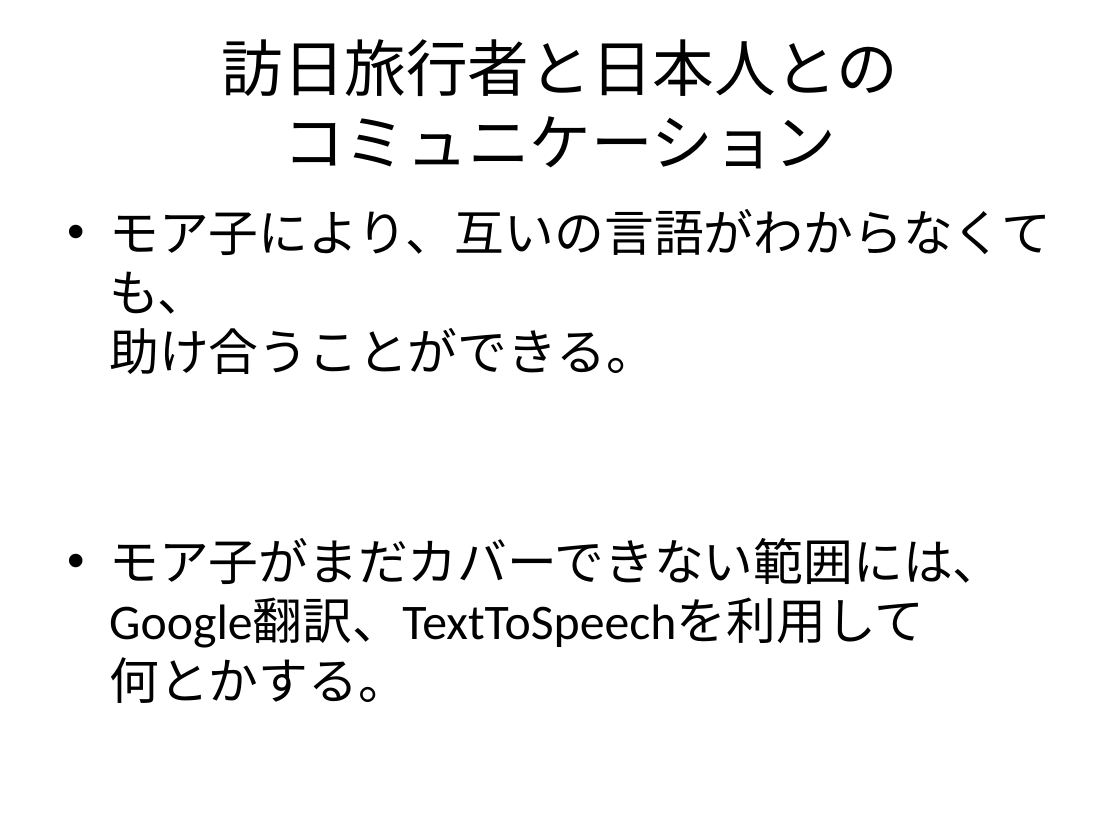
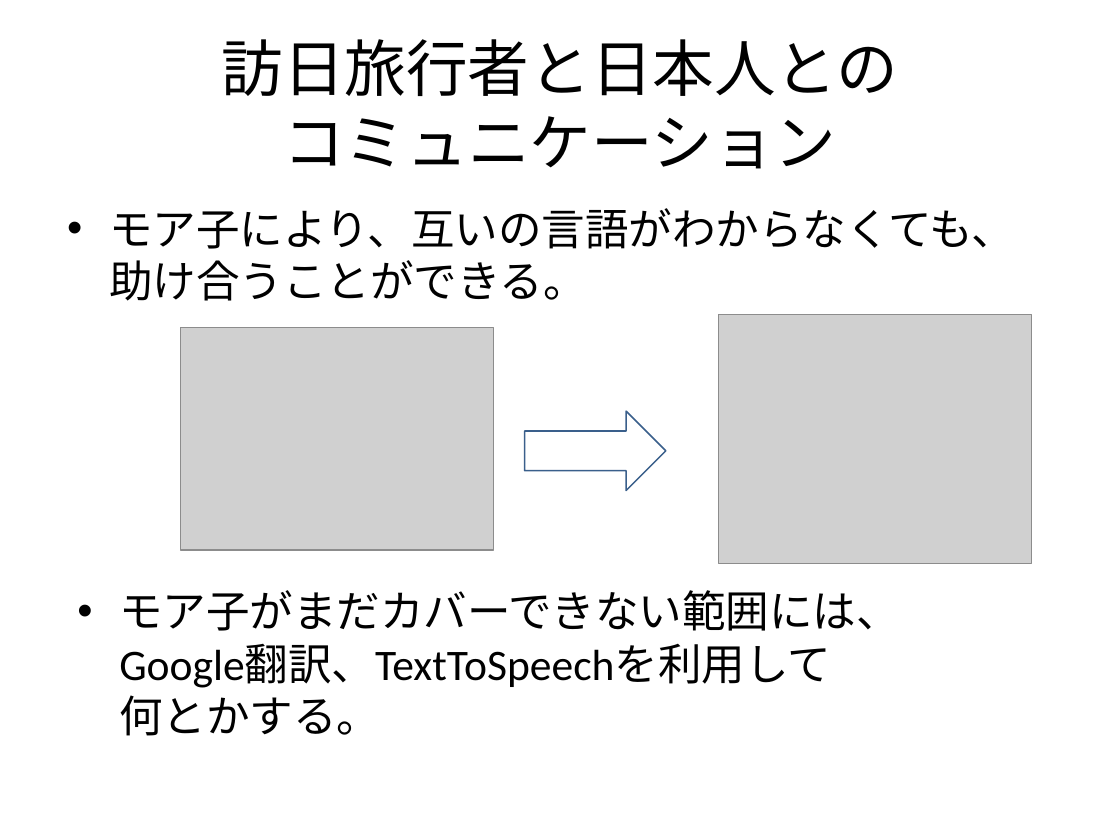
Before and after one commit to umbalaconmeogia/MoreCo, a slide deck: slide 3 of 06.Presentation/モレ子プロジェクト.pptx. Drawn at 1120x840 pixels with LibreOffice and Linux fonts; fonts in the diff are those of the drawing; grey boxes stand for pictures. Boxes give left, top, right and bottom in pixels: in the first picture for what was removed or moved away, otherwise in the second. Text is boxed around its words. In the diff, an @@ line names an element or a change of style, - is before the commit and + after.

Commit message:
Last presentation

```diff
--- a/06.Presentation/モレ子プロジェクト.pptx
+++ b/06.Presentation/モレ子プロジェクト.pptx
@@ text "モア子により、互いの言語がわからなくても、 助け合うことができる。" at <box>109,208,1015,301</box>: size 32 to 28 pt @@
@@ picture added at <box>180,328,493,550</box> @@
@@ picture added at <box>719,315,1032,564</box> @@
@@ right arrow added at <box>525,411,666,491</box>, outline #3A5F8C 1 pt @@
@@ text at <box>109,538,1002,703</box>: paragraph removed @@
-• モア子がまだカバーできない範囲には、
-  Google翻訳、TextToSpeechを利用して
-  何とかする。
@@ text added at <box>119,590,899,736</box>, 28 pt, text #000000 @@
+• モア子がまだカバーできない範囲には、
+  Google翻訳、TextToSpeechを利用して
+  何とかする。
```
Also in this commit, not shown: 2 other slides changed, 3 other files.
